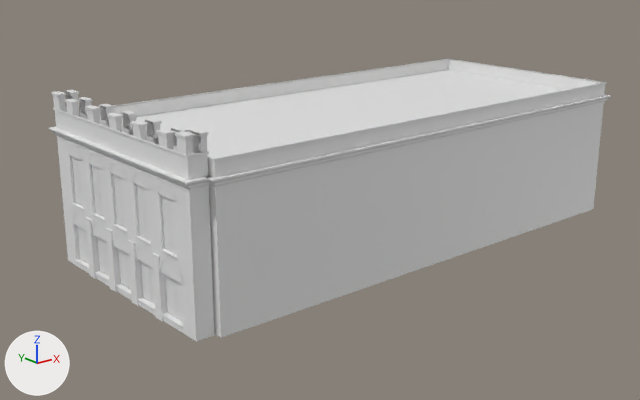
Renders of the glTF model assets/models/bld_w8000119498.glb from each side of a commit.
Before and after are seen from a camera (50 mm lens) standing at (-40.7, -46.6, 21.9) and looking at (-3.0, 0.4, 3.1). Lighting does not change. The marker at lower left points along +X, +Y and +Z. The older version comes first. Vertices at exactly the same position are counted once.

In view in the first picture: 'bld_w8000119498'.
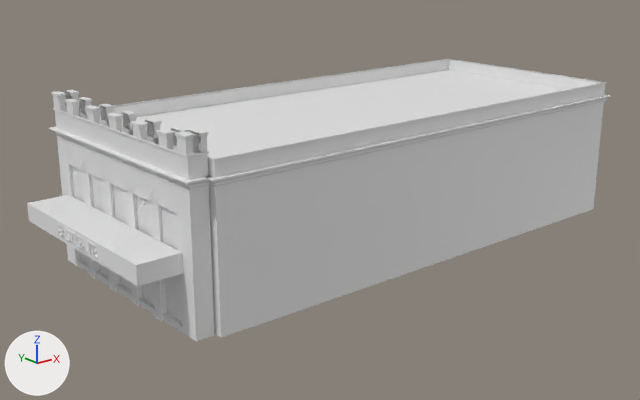
What changed in the scene script:
```text
Change me_bld_w8000119498:
    remove me_bld_w8000119498.from_pydata(...)  # 1752 vertices, 1830 faces; spans x -19.2..19.1, y -8.8..8.9, z 0.0..11.5
    add me_bld_w8000119498.from_pydata(...)  # 2212 vertices, 2834 faces; spans x -21.6..19.1, y -8.8..8.9, z 0.0..11.5
    me_bld_w8000119498 part 1: the loose piece of 22 vertices spanning x -18.8..-18.7, y 4.3..7.0, z 3.0..4.3 is moved by (0.0, 0.0, 4.0)
    me_bld_w8000119498 part 2: the loose piece of 22 vertices spanning x -18.7, y 1.5..4.2, z 3.0..4.3 is moved by (0.0, 0.0, 4.0)
    me_bld_w8000119498 part 3: the loose piece of 22 vertices spanning x -18.7..-18.6, y -1.3..1.4, z 3.0..4.3 is moved by (0.0, 0.0, 4.0)
    me_bld_w8000119498 part 4: the loose piece of 22 vertices spanning x -18.6..-18.5, y -4.1..-1.4, z 3.0..4.3 is moved by (0.0, 0.0, 4.0)
    me_bld_w8000119498 part 5: the loose piece of 22 vertices spanning x -18.5..-18.4, y -6.9..-4.2, z 3.0..4.3 is moved by (0.0, 0.0, 4.0)
    me_bld_w8000119498 part 6: the loose piece of 12 vertices spanning x -18.5..-18.4, y -0.7..0.8, z 4.5..7.7 is scaled about its middle by (1.24, 1.24, 0.783), then moved by (0.0, 0.0, -0.3)
    me_bld_w8000119498 part 7: the loose piece of 12 vertices spanning x -18.4, y -3.5..-2.0, z 4.5..7.7 is scaled about its middle by (1.24, 1.24, 0.783), then moved by (0.0, 0.0, -0.3)
    me_bld_w8000119498 part 8: the loose piece of 12 vertices spanning x -18.3, y -6.3..-4.8, z 4.5..7.7 is scaled about its middle by (1.24, 1.24, 0.783), then moved by (0.0, 0.0, -0.3)
    me_bld_w8000119498 part 9: the loose piece of 4 vertices spanning x -18.6, y 4.9..6.4, z 4.5..7.6 is rebuilt with 4 vertices and now spans x -18.6..-18.5, y 4.8..6.5, z 4.6..7.0
    me_bld_w8000119498 part 10: the loose piece of 4 vertices spanning x -18.5, y 0.0..0.1, z 4.5..7.7 is rebuilt with 4 vertices and now spans x -18.4, y 0.0..0.1, z 4.5..7.0
    me_bld_w8000119498 part 11: the loose piece of 4 vertices spanning x -18.5, y 2.1..3.6, z 4.5..7.6 is rebuilt with 4 vertices and now spans x -18.5, y 2.0..3.8, z 4.6..7.0
    me_bld_w8000119498 part 12: the loose piece of 4 vertices spanning x -18.5..-18.4, y -0.7..0.8, z 4.5..7.6 is rebuilt with 4 vertices and now spans x -18.4, y -0.8..1.0, z 4.6..7.0
    me_bld_w8000119498 part 13: the loose piece of 4 vertices spanning x -18.4..-18.3, y -3.5..-2.0, z 4.5..7.6 is rebuilt with 4 vertices and now spans x -18.4..-18.3, y -3.6..-1.8, z 4.6..7.0
    me_bld_w8000119498 part 14: the loose piece of 4 vertices spanning x -18.3, y -6.2..-4.8, z 4.5..7.6 is rebuilt with 4 vertices and now spans x -18.3..-18.2, y -6.4..-4.6, z 4.6..7.0
    me_bld_w8000119498 part 15: 280 vertices moved within x -18.8..-17.2, y -6.6..6.7, z 0.4..8.6; 113 vertices removed from x -18.8..-17.7, y -6.6..6.7, z 4.5..8.8; 753 vertices added at x -21.6..-17.2, y -7.0..7.1, z 3.7..8.0
    other edits to the shape of me_bld_w8000119498 do not show in these pictures
    add me_bld_w8000119498.materials.append(mat_paint_yellow)  # white #e7e7e7
    add me_bld_w8000119498.materials.append(mat_neon_red)  # white #e7e7e7
    add me_bld_w8000119498.materials.append(mat_metal_dark)  # white #e7e7e7
```

Boxes [x1, y1, x2, y2] around the edits, measured in the pictures (640 x 400 px; the box of a moved part takes in the faces that stretch with it):
'bld_w8000119498', reshaped
    before: [49, 59, 611, 341]
    after: [27, 59, 611, 341]
part 1 of me_bld_w8000119498, moved or reshaped
    before: [71, 208, 85, 223]
    after: [66, 148, 83, 171]
part 2 of me_bld_w8000119498, moved or reshaped
    before: [91, 218, 106, 233]
    after: [86, 157, 105, 181]
part 3 of me_bld_w8000119498, moved or reshaped
    before: [112, 230, 128, 244]
    after: [107, 166, 127, 191]
part 4 of me_bld_w8000119498, moved or reshaped
    before: [135, 242, 152, 258]
    after: [130, 176, 152, 202]
part 5 of me_bld_w8000119498, moved or reshaped
    before: [160, 255, 183, 285]
    after: [155, 187, 178, 214]
part 6 of me_bld_w8000119498, moved or reshaped
    before: [113, 176, 127, 229]
    after: [113, 189, 116, 219]
part 7 of me_bld_w8000119498, moved or reshaped
    before: [136, 184, 150, 241]
    after: [136, 198, 139, 230]
part 8 of me_bld_w8000119498, moved or reshaped
    before: [161, 195, 176, 254]
    after: [161, 209, 163, 237]
part 9 of me_bld_w8000119498, rebuilt
    before: [72, 156, 84, 206]
    after: [72, 166, 85, 203]
part 10 of me_bld_w8000119498, rebuilt (20% narrower, 26% shorter)
    before: [119, 181, 123, 227]
    after: [120, 188, 123, 222]
part 11 of me_bld_w8000119498, rebuilt
    before: [92, 165, 104, 216]
    after: [92, 175, 105, 213]
part 12 of me_bld_w8000119498, rebuilt (23% wider, 23% shorter)
    before: [114, 175, 126, 227]
    after: [113, 185, 128, 225]
part 13 of me_bld_w8000119498, rebuilt
    before: [137, 185, 150, 240]
    after: [137, 196, 152, 237]
part 14 of me_bld_w8000119498, rebuilt
    before: [162, 196, 176, 253]
    after: [162, 207, 178, 250]
part 15 of me_bld_w8000119498, built on
    before: [67, 142, 176, 314]
    after: [27, 153, 183, 314]
